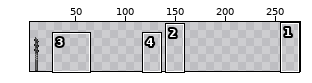
A sprite sheet gets an edit: Weapons/items/active/weapons/staff/orestaffs/violiumstaff.png. Above: a wide view before the commit, with the close-up outlined.
Close-up. First the earlier version:
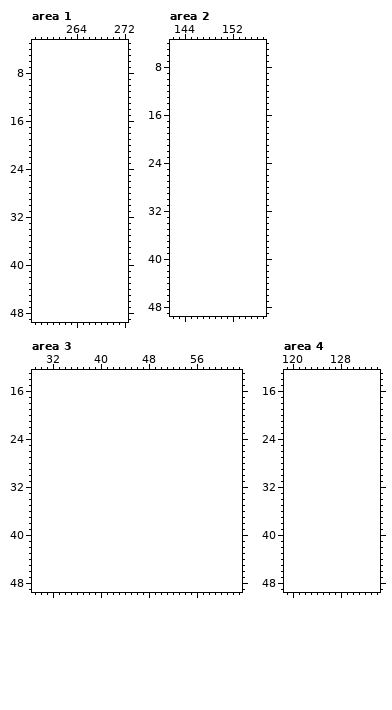
The file is 23x50 pixels. Colours within 5 levels of each other are drawn and written as one. Shown: area 1: x 257..272, y 3..49; area 2: x 142..157, y 4..49; area 3: x 29..63, y 13..49; area 4: x 119..134, y 13..49. The old version is drawn lined up with the new one, on the new canvas. The wide view leaves out empty margins. The commit also changed other parts of the picture, which this record leaves out.
The same view after the edit:
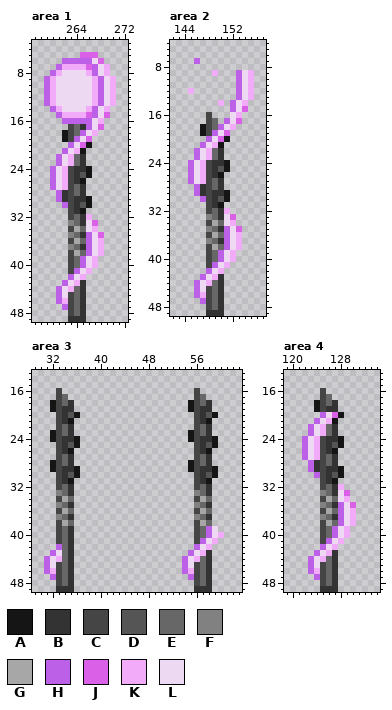
Palette (. is transparent): A #151515  B #333333  C #454545  D #555555  E #676767  F #818181  G #a7a7a7  H #bc60e8  J #da60e8  K #f1abf9  L #edd9f2
Edits made:
canvas 23x50 -> 276x50
Area 1:
y 5: x 265..267 ... -> JJJ
y 6: x 262..268 ....... -> HHHHHLJ
y 7: x 261..269 ......... -> HKKKKJHLK
y 8: x 260..269 .......... -> HKLLLLKHLK
y 9..13: x 259..270 ............ -> HKLLLLLLKHLK
y 14: x 260..269 .......... -> HKLLLLKHLK
y 15: x 261..269 ......... -> HKKKKJHLJ
y 16: x 262..268 ....... -> HHHHHLK
y 17: x 263..268 ...... -> CEBHLJ
y 18: x 262..267 ...... -> ACEHLK
y 19: x 262..266 ..... -> ACHLJ
y 20: x 263..266 .... -> HLJA
y 21: x 262..265 .... -> HLKA
y 22..23: x 261..265 ..... -> HLKEB
y 24: x 260..266 ....... -> HLKCBBA
y 25: x 260..266 ....... -> HLKCBDA
y 26: x 260..265 ...... -> HLKCBA
y 27: x 260..265 ...... -> HLKCEB
y 28: x 261..265 ..... -> HBCEB
y 29: x 261..266 ...... -> HBCBBA
y 30: x 262..266 ..... -> HCBDA
y 31: x 263..265 ... -> CBA
y 32: x 263..266 .... -> CEBK
y 33: x 263..267 ..... -> FEBLJ
y 34: x 263..267 ..... -> CGELK
y 35: x 263..268 ...... -> FEBHLJ
y 36: x 263..268 ...... -> CGEHLK
y 37: x 263..268 ...... -> FEBHLK
y 38: x 263..268 ...... -> CGEHLK
y 39..40: x 263..267 ..... -> CEHLK
y 41: x 263..266 .... -> CHLK
y 42: x 263..265 ... -> HLK
y 43: x 262..265 .... -> HLKB
y 44: x 261..265 ..... -> HLKEB
y 45: x 261..265 ..... -> HLCEB
y 46: x 261..265 ..... -> HKCEB
y 47: x 262..265 .... -> HCEB
y 48: x 263..265 ... -> CEB
y 49: x 263..265 ... -> BBB
Area 2:
y 7: x 146 . -> H
y 9: x 149 . -> K; x 153..155 ... -> HLK
y 10..11: x 153..155 ... -> HLK
y 12: x 145 . -> K; x 153..155 ... -> HLK
y 13: x 153..155 ... -> HLK
y 14: x 150 . -> K; x 152..154 ... -> HLK
y 15: x 152..154 ... -> HLJ
y 16: x 148 . -> C; x 152..153 .. -> LK
y 17: x 148..149 .. -> CE; x 151..153 ... -> HLJ
y 18: x 147..152 ...... -> ACEHLK
y 19: x 147..151 ..... -> ACHLJ
y 20: x 148..151 .... -> HLJA
y 21: x 147..150 .... -> HLKA
y 22..23: x 146..150 ..... -> HLKEB
y 24: x 145..151 ....... -> HLKCBBA
y 25: x 145..151 ....... -> HLKCBDA
y 26: x 145..150 ...... -> HLKCBA
y 27: x 145..150 ...... -> HLKCEB
y 28: x 146..150 ..... -> HBCEB
y 29: x 146..151 ...... -> HBCBBA
y 30: x 147..151 ..... -> HCBDA
y 31: x 148..150 ... -> CBA
y 32: x 148..151 .... -> CEBK
y 33: x 148..152 ..... -> FEBLJ
y 34: x 148..152 ..... -> CGELK
y 35: x 148..153 ...... -> FEBHLJ
y 36: x 148..153 ...... -> CGEHLK
y 37: x 148..153 ...... -> FEBHLK
y 38: x 148..153 ...... -> CGEHLK
y 39..40: x 148..152 ..... -> CEHLK
y 41: x 148..151 .... -> CHLK
y 42: x 148..150 ... -> HLK
y 43: x 147..150 .... -> HLKB
y 44: x 146..150 ..... -> HLKEB
y 45: x 146..150 ..... -> HLCEB
y 46: x 146..150 ..... -> HKCEB
y 47: x 147..150 .... -> HCEB
y 48: x 148..150 ... -> CEB
y 49: x 148..150 ... -> BBB
Area 3:
y 16: x 33 . -> C; x 56 . -> C
y 17: x 33..34 .. -> CE; x 56..57 .. -> CE
y 18: x 32..35 .... -> ACEB; x 55..58 .... -> ACEB
y 19: x 32..35 .... -> ACBB; x 55..58 .... -> ACBB
y 20: x 33..36 .... -> CBDA; x 56..59 .... -> CBDA
y 21: x 33..35 ... -> CBA; x 56..58 ... -> CBA
y 22: x 33..35 ... -> CEB; x 56..58 ... -> CEB
y 23: x 32..35 .... -> ACEB; x 55..58 .... -> ACEB
y 24: x 32..36 ..... -> ACBBA; x 55..59 ..... -> ACBBA
y 25: x 33..36 .... -> CBDA; x 56..59 .... -> CBDA
y 26: x 33..35 ... -> CBA; x 56..58 ... -> CBA
y 27: x 33..35 ... -> CEB; x 56..58 ... -> CEB
y 28: x 32..35 .... -> ACEB; x 55..58 .... -> ACEB
y 29: x 32..36 ..... -> ACBBA; x 55..59 ..... -> ACBBA
y 30: x 33..36 .... -> CBDA; x 56..59 .... -> CBDA
y 31: x 33..35 ... -> CBA; x 56..58 ... -> CBA
y 32: x 33..35 ... -> CEB; x 56..58 ... -> CEB
y 33: x 33..35 ... -> FEB; x 56..58 ... -> FEB
y 34: x 33..35 ... -> CGE; x 56..58 ... -> CGE
y 35: x 33..35 ... -> FEB; x 56..58 ... -> FEB
y 36: x 33..35 ... -> CGE; x 56..58 ... -> CGE
y 37: x 33..35 ... -> FEB; x 56..58 ... -> FEB
y 38: x 33..35 ... -> CGE; x 56..58 ... -> CGE
y 39: x 33..35 ... -> CEB; x 56..59 .... -> CEHL
y 40: x 33..35 ... -> CEB; x 56..60 ..... -> CEHLK
y 41: x 33..35 ... -> CEB; x 56..59 .... -> CHLK
y 42: x 33..35 ... -> HEB; x 56..58 ... -> HLK
y 43: x 32..35 .... -> HLEB; x 55..58 .... -> HLKB
y 44: x 31..35 ..... -> HLKEB; x 54..58 ..... -> HLKEB
y 45: x 31..35 ..... -> HLCEB; x 54..58 ..... -> HLCEB
y 46: x 31..35 ..... -> HKCEB; x 54..58 ..... -> HKCEB
y 47: x 32..35 .... -> HCEB; x 55..58 .... -> HCEB
y 48: x 33..35 ... -> CEB; x 56..58 ... -> CEB
y 49: x 33..35 ... -> BBB; x 56..58 ... -> BBB
Area 4:
y 16: x 125 . -> C
y 17: x 125..126 .. -> CE
y 18: x 124..127 .... -> ACEB
y 19: x 124..127 .... -> ACBB
y 20: x 125..128 .... -> HLJA
y 21: x 124..127 .... -> HLKA
y 22..23: x 123..127 ..... -> HLKEB
y 24: x 122..128 ....... -> HLKCBBA
y 25: x 122..128 ....... -> HLKCBDA
y 26: x 122..127 ...... -> HLKCBA
y 27: x 122..127 ...... -> HLKCEB
y 28: x 123..127 ..... -> HBCEB
y 29: x 123..128 ...... -> HBCBBA
y 30: x 124..128 ..... -> HCBDA
y 31: x 125..127 ... -> CBA
y 32: x 125..128 .... -> CEBK
y 33: x 125..129 ..... -> FEBLJ
y 34: x 125..129 ..... -> CGELK
y 35: x 125..130 ...... -> FEBHLJ
y 36: x 125..130 ...... -> CGEHLK
y 37: x 125..130 ...... -> FEBHLK
y 38: x 125..130 ...... -> CGEHLK
y 39..40: x 125..129 ..... -> CEHLK
y 41: x 125..128 .... -> CHLK
y 42: x 125..127 ... -> HLK
y 43: x 124..127 .... -> HLKB
y 44: x 123..127 ..... -> HLKEB
y 45: x 123..127 ..... -> HLCEB
y 46: x 123..127 ..... -> HKCEB
y 47: x 124..127 .... -> HCEB
y 48: x 125..127 ... -> CEB
y 49: x 125..127 ... -> BBB
Changed places in both close-ups, as pixel boxes (x1, y1, x2, y2):
added: (44, 52, 116, 322)
added: (188, 58, 254, 316)
added: (44, 388, 80, 592)
added: (182, 388, 224, 592)
added: (302, 388, 356, 592)
